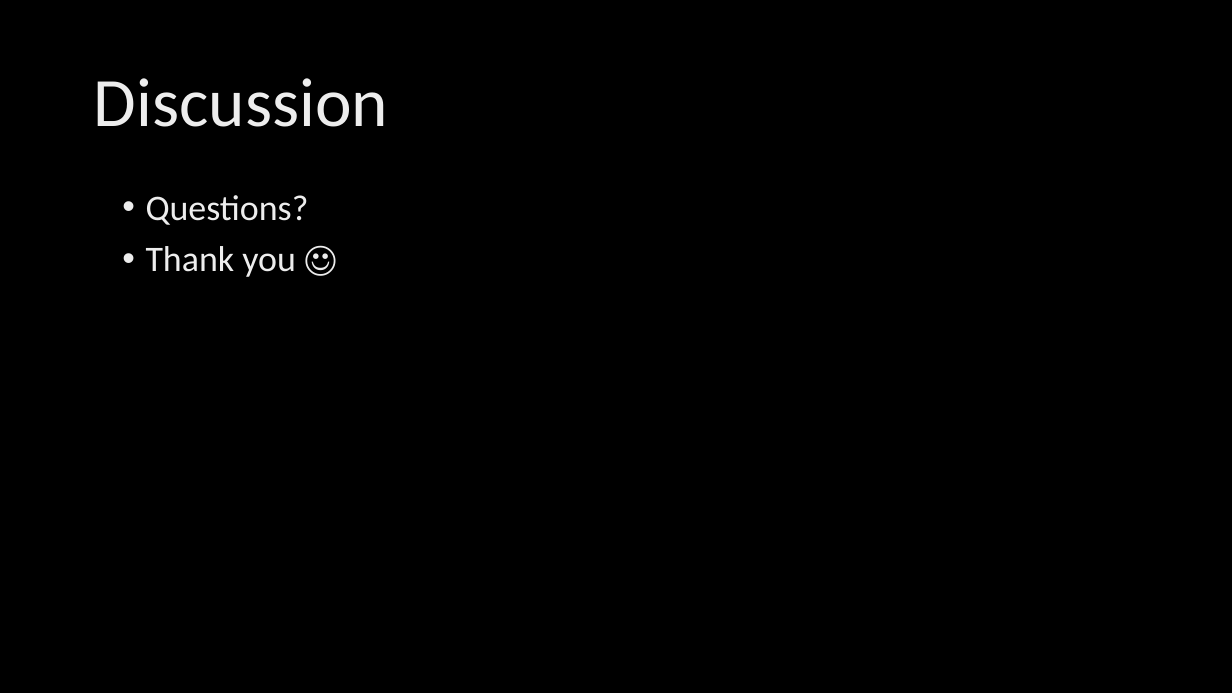
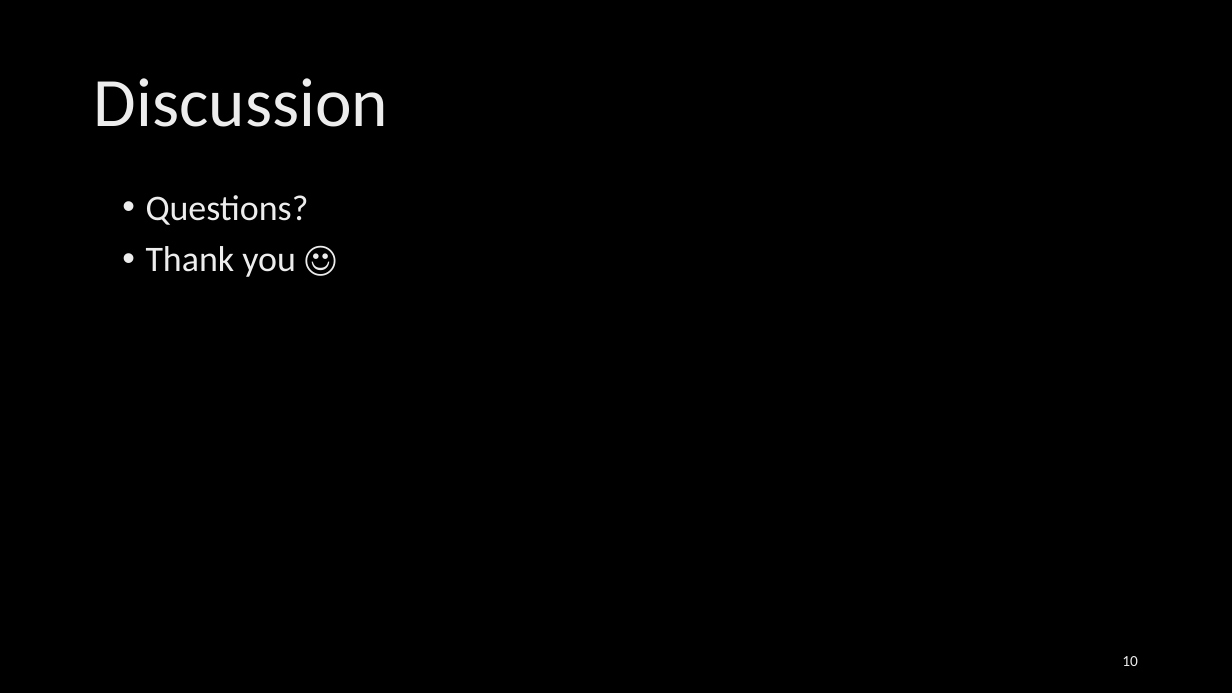
Before and after one commit to parfaire/DaDeDupNew, a slide deck: slide 10 of dd/DaDeDup.pptx. Drawn at 1232x693 pixels with LibreOffice and Linux fonts; fonts in the diff are those of the drawing; background and template pictures are left out. Boxes give left, top, right and bottom in pixels: in the first picture for what was removed or moved away, otherwise in the second. Text is boxed around its words. In the diff, an @@ line names an element or a change of style, - is before the commit and + after.

```diff
--- a/dd/DaDeDup.pptx
+++ b/dd/DaDeDup.pptx
@@ page number added at (1122, 656, 1138, 666), 12 pt, text gradient #9E9E9E to #EDEDED to #FFFFFF @@
+10
```
Also in this commit, not shown: 9 other slides changed, 1 other file.
